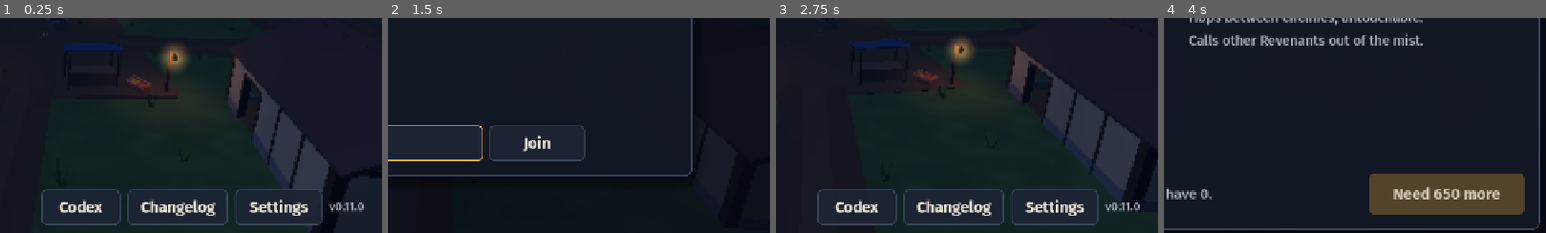
Above: before the commit, frames 1-4 (left to right).
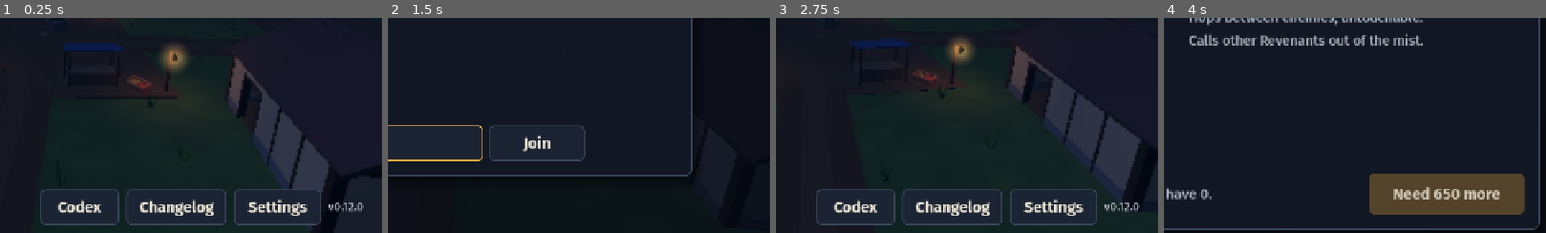
Above: after the commit, the same moments.

Repository: Polaryti/botti-last-stand
Game: Godot game, scene res://scenes/main.tscn
Two runs of this game, one before a commit and one after it. Both use one fixed random seed, a clock stepped at 60 frames per second and the inputs below.
Inputs (mouse positions are % of the whole screen's width and height, from its top left):
- Up to frame 1 (0.25 s): no input
- Up to frame 2 (1.5 s): click (32, 49) at 0.5 s; click (44, 77) at 1.27 s; type "12" at 1.35 s
- Up to frame 3 (2.75 s): click "Back" at 2 s
- Up to frame 4 (4 s): click (86, 8) at 2.77 s; click (17, 18) at 3.52 s
The pictures show only the part of the screen within x 47-97%, y 48-98%; the shares and areas given below are measured in that part.

The runs differ from the first frame. In frame 1, 2.6% of the frame differs, in the area x 10-96%, y 79-97%; in frame 2, nothing differs; in frame 3, 2.6%; in frame 4, nothing differs.

Commit message:
Version 0.12.0
Online play through Epic Online Services: a room code finds the host, and
Epic relays the game. The plugin and keys stay out of the repository and are
added at build time. Android now builds with Gradle.

Co-Authored-By: Claude Opus 5.5 <noreply@anthropic.com>
Claude-Session: https://claude.ai/code/session_01P15f91vZw5MWq34eF7AJoA

Diff:
--- a/project.godot
+++ b/project.godot
@@ -12,7 +12,7 @@
 
 config/name="Botti's Last Stand"
 config/description="Low-poly medieval zombie survival for phones."
-config/version="0.11.0"
+config/version="0.12.0"
 run/main_scene="res://scenes/main.tscn"
 config/features=PackedStringArray("4.7", "GL Compatibility")
 boot_splash/bg_color=Color(0.035, 0.05, 0.1, 1)
--- /dev/null
+++ b/scripts/epic_net.gd
@@ -0,0 +1,234 @@
+class_name EpicNet
+extends Node
+## Online play through Epic Online Services: free relays that work from almost any network. Epic signs each
+## phone in anonymously, a room code finds the host, and from there the game talks through Epic's
+## EOSGMultiplayerPeer just as it talks over Wi-Fi.
+## The plugin and the keys are not in the repository (see docs/BUILDING.md), so this asks the engine for
+## everything by name, and a build without them simply offers no online play.
+
+const SOCKET := "botti"
+const CODE_LETTERS := "ABCDEFGHJKMNPQRSTUVWXYZ23456789"
+const CODE_LENGTH := 6
+const SUCCESS := 0
+const ALREADY_STARTED := 15 # EOS_AlreadyConfigured
+const DUPLICATE := 24 # EOS_DuplicateNotAllowed: this phone already has its anonymous ID
+const DEVICE_LOGIN := 10 # EOS_ECT_DEVICEID_ACCESS_TOKEN
+const NO_OVERLAY := 2 # EOS_PF_DISABLE_OVERLAY
+const KEYS := "res://scripts/epic_keys.gd"
+
+var _ieos: Object
+var _user := ""
+var _lobby_id := ""
+var last_error := ""
+
+
+## Epic's calls read their options from an object's properties, so these are all it needs.
+class Options:
+	extends RefCounted
+	var client_data: Variant = null
+
+
+class InitOptions:
+	extends Options
+	var product_name := "Botti's Last Stand"
+	var product_version := ""
+
+
+class RtcOptions:
+	extends RefCounted
+	var background_mode: Variant = null
+
+
+class PlatformOptions:
+	extends Options
+	var product_name := "Botti's Last Stand"
+	var product_version := ""
+	var product_id := ""
+	var sandbox_id := ""
+	var deployment_id := ""
+	var client_id := ""
+	var client_secret := ""
+	var encryption_key := ""
+	var cache_directory := ""
+	var flags := NO_OVERLAY
+	var is_server := false
+	var override_country_code := ""
+	var override_locale_code := ""
+	var tick_budget_in_milliseconds := 2
+	var task_network_timeout_seconds: Variant = null
+	var rtc_options := RtcOptions.new()
+
+
+class DeviceOptions:
+	extends Options
+	var device_model := ""
+
+
+class Credentials:
+	extends RefCounted
+	var type := DEVICE_LOGIN
+	var token := ""
+
+
+class LoginInfo:
+	extends RefCounted
+	var display_name := ""
+	var nsa_id_token := ""
+
+
+class LoginOptions:
+	extends Options
+	var credentials := Credentials.new()
+	var user_login_info := LoginInfo.new()
+
+
+class RoomOptions:
+	extends Options
+	var local_user_id := ""
+	var bucket_id := ""
+	var lobby_id := ""
+	var max_lobby_members := Net.MAX_PLAYERS
+	var permission_level := 0 # anyone with the code can look it up
+	var presence_enabled := false # that needs an Epic account, and this game asks for none
+	var allow_invites := false
+	var disable_host_migration := true
+	var enable_rtc_room := false
+	var crossplay_opt_out := false
+	var rtc_room_join_action_type := 0
+	var local_rtc_options: Variant = null
+	var enable_join_by_id := true
+	var rejoin_after_kick_requires_invite := false
+	var allowed_platform_ids: Array = []
+
+
+class SearchOptions:
+	extends RefCounted
+	var max_results := 1
+
+
+class LeaveOptions:
+	extends Options
+	var local_user_id := ""
+	var lobby_id := ""
+
+
+static func available() -> bool:
+	return Engine.has_singleton("IEOS") and ClassDB.class_exists("EOSGMultiplayerPeer") and ResourceLoader.exists(KEYS)
+
+
+func _process(_delta: float) -> void:
+	if _ieos:
+		_ieos.call("tick")
+
+
+func _exit_tree() -> void:
+	if _ieos:
+		_ieos.call("platform_interface_release")
+		_ieos.call("platform_interface_shutdown")
+		_ieos = null
+
+
+## Starts Epic's system once, and signs this phone in. Returns false and sets last_error if it cannot.
+func sign_in() -> bool:
+	if _user != "":
+		return true
+	if not available():
+		return _fail("This build has no online play.")
+	if _ieos == null:
+		var ieos: Object = Engine.get_singleton("IEOS")
+		var version := str(ProjectSettings.get_setting("application/config/version"))
+		var init := InitOptions.new()
+		init.product_version = version
+		var started := int(ieos.call("platform_interface_initialize", init))
+		if started != SUCCESS and started != ALREADY_STARTED:
+			return _fail("Could not start online play (%d)." % started)
+		var keys: Script = load(KEYS)
+		var platform := PlatformOptions.new()
+		platform.product_version = version
+		platform.product_id = keys.get("PRODUCT_ID")
+		platform.sandbox_id = keys.get("SANDBOX_ID")
+		platform.deployment_id = keys.get("DEPLOYMENT_ID")
+		platform.client_id = keys.get("CLIENT_ID")
+		platform.client_secret = keys.get("CLIENT_SECRET")
+		platform.cache_directory = ProjectSettings.globalize_path("user://epic")
+		DirAccess.make_dir_recursive_absolute(platform.cache_directory)
+		if not bool(ieos.call("platform_interface_create", platform)):
+			return _fail("Could not start online play.")
+		_ieos = ieos
+	var device := DeviceOptions.new()
+	device.device_model = "%s %s" % [OS.get_name(), OS.get_model_name()]
+	_ieos.call("connect_interface_create_device_id", device)
+	var made: Dictionary = await _ieos.get("connect_interface_create_device_id_callback")
+	if int(made["result_code"]) != SUCCESS and int(made["result_code"]) != DUPLICATE:
+		return _fail("Epic did not accept this phone (%d)." % int(made["result_code"]))
+	var login := LoginOptions.new()
+	login.user_login_info.display_name = Game.player_name
+	_ieos.call("connect_interface_login", login)
+	var done: Dictionary = await _ieos.get("connect_interface_login_callback")
+	if int(done["result_code"]) != SUCCESS:
+		return _fail("Could not sign in to Epic (%d). Are you online?" % int(done["result_code"]))
+	_user = str(done["local_user_id"])
+	return _user != "" or _fail("Could not sign in to Epic.")
+
+
+## A short code for friends to type. Returns "" if no room could be made.
+func open_room() -> String:
+	for attempt in 3:
+		var code := ""
+		for i in CODE_LENGTH:
+			code += CODE_LETTERS[randi() % CODE_LETTERS.length()]
+		var room := RoomOptions.new()
+		room.local_user_id = _user
+		room.bucket_id = "botti-%d" % Net.PROTOCOL
+		room.lobby_id = code
+		_ieos.call("lobby_interface_create_lobby", room)
+		var made: Dictionary = await _ieos.get("lobby_interface_create_lobby_callback")
+		var result := int(made["result_code"])
+		if result == SUCCESS:
+			_lobby_id = str(made["lobby_id"])
+			return code
+		last_error = "Could not open a room (%d)." % result
+	return ""
+
+
+## Who is hosting this code, or "" if nobody is.
+func find_room(code: String) -> String:
+	var made: Dictionary = _ieos.call("lobby_interface_create_lobby_search", SearchOptions.new())
+	if int(made["result_code"]) != SUCCESS:
+		_fail("Could not look for that room (%d)." % int(made["result_code"]))
+		return ""
+	var search: Object = made["lobby_search"]
+	search.call("set_lobby_id", code.strip_edges().to_upper())
+	search.call("find", _user)
+	var found: Dictionary = await _ieos.get("lobby_search_find_callback")
+	if int(found["result_code"]) != SUCCESS or int(search.call("get_search_result_count")) < 1:
+		_fail("No game with that code. Check it with your host.")
+		return ""
+	var copy: Dictionary = search.call("copy_search_result_by_index", 0)
+	if int(copy["result_code"]) != SUCCESS:
+		_fail("Could not read that room (%d)." % int(copy["result_code"]))
+		return ""
+	return str((copy["lobby_details"] as Object).call("get_lobby_owner"))
+
+
+func close_room() -> void:
+	if _ieos and _lobby_id != "":
+		var bye := LeaveOptions.new()
+		bye.local_user_id = _user
+		bye.lobby_id = _lobby_id
+		_ieos.call("lobby_interface_destroy_lobby", bye)
+	_lobby_id = ""
+
+
+func make_peer(host_user := "") -> MultiplayerPeer:
+	var peer: Object = ClassDB.instantiate("EOSGMultiplayerPeer")
+	var result := int(peer.call("create_server", SOCKET)) if host_user == "" else int(peer.call("create_client", SOCKET, host_user))
+	if result != OK:
+		_fail("Could not open the connection (%d)." % result)
+		return null
+	return peer as MultiplayerPeer
+
+
+func _fail(why: String) -> bool:
+	last_error = why
+	return false
--- a/scripts/main.gd
+++ b/scripts/main.gd
@@ -1081,7 +1081,10 @@
 		Game.save_settings())
 	top.add_child(name_edit)
 	var direct_way := _together_tab == 2
-	if _together_tab != 3:
+	if _together_tab == 3:
+		if EpicNet.available():
+			top.add_child(_button("Start a game", _start_online, Vector2(300, 66), true))
+	else:
 		top.add_child(_button("Start a game", func() -> void:
 			if Net.host_game(Net.Way.DIRECT if direct_way else Net.Way.LOCAL) == OK:
 				show_lobby()
@@ -1153,9 +1156,55 @@
 	var how := _soft("Over the internet, through Epic's relay. It works from almost any network, mobile data included.", 24)
 	how.autowrap_mode = TextServer.AUTOWRAP_WORD_SMART
 	box.add_child(how)
-	var soon := _body("Coming in the next version.", 24)
-	soon.add_theme_color_override("font_color", UiTheme.EMBER)
-	box.add_child(soon)
+	if not EpicNet.available():
+		var missing := _body("This build has no online play.", 24)
+		missing.add_theme_color_override("font_color", UiTheme.EMBER)
+		box.add_child(missing)
+		return
+	var join := HBoxContainer.new()
+	join.add_theme_constant_override("separation", 10)
+	box.add_child(join)
+	join.add_child(_body("Room code", 24))
+	var code_edit := LineEdit.new()
+	code_edit.placeholder_text = "ABC234"
+	code_edit.max_length = EpicNet.CODE_LENGTH
+	code_edit.custom_minimum_size = Vector2(260, 58)
+	code_edit.add_theme_font_size_override("font_size", 26)
+	join.add_child(code_edit)
+	join.add_child(_button("Join", func() -> void:
+		if code_edit.text.strip_edges() != "":
+			_join_online(code_edit.text), Vector2(160, 60)))
+
+
+func _epic_wait() -> void:
+	_clear_ui()
+	var root := _modal("Play Together")
+	var box: VBoxContainer = root.get_meta("box")
+	box.custom_minimum_size.x = 600
+	box.add_child(_body("Connecting to Epic...", 28))
+
+
+func _start_online() -> void:
+	_epic_wait()
+	var problem := await Net.host_online()
+	if problem != "":
+		_on_online_failed(problem)
+	else:
+		show_lobby()
+
+
+func _join_online(code: String) -> void:
+	_epic_wait()
+	var problem := await Net.join_online(code)
+	if problem != "":
+		_on_online_failed(problem)
+	else:
+		show_lobby()
+
+
+func _on_online_failed(problem: String) -> void:
+	show_together(3)
+	_on_net_left(problem)
 
 
 ## The start of this phone's own address, since a game on the same Wi-Fi will share it. Saves typing dots.
@@ -1221,6 +1270,14 @@
 	if Net.is_host():
 		if Net.way == Net.Way.DIRECT:
 			_direct_lines(body)
+		elif Net.way == Net.Way.EPIC:
+			var row := HBoxContainer.new()
+			row.add_theme_constant_override("separation", 10)
+			body.add_child(row)
+			var shown := _body("Room code: %s" % Net.room_code, 30)
+			shown.size_flags_horizontal = Control.SIZE_EXPAND_FILL
+			row.add_child(shown)
+			row.add_child(_button("Copy", func() -> void: DisplayServer.clipboard_set(Net.room_code), Vector2(120, 48)))
 		else:
 			var where := Net.local_addresses()
 			body.add_child(_body("Your address, if someone needs it: %s" % (where[0] if not where.is_empty() else "no Wi-Fi?"), 24))
--- a/scripts/net.gd
+++ b/scripts/net.gd
@@ -19,7 +19,8 @@
 const ASK_PORT := 27417
 const ASK_EVERY := 2.5
 const MAX_PLAYERS := 4
-const PROTOCOL := 11
+const PROTOCOL := 12
+const CONNECT_WAIT := 25.0 # how long a relay gets to bring two phones together
 const BOT_BASE := 2147483000 # peer ids this high are never given to real phones in practice
 const BOT_NAMES := ["Aldric", "Mara", "Osric", "Ysolde", "Bram", "Wynn"]
 enum Fx { FIRE_PATCH, SPARK, SENTRY }
@@ -45,6 +46,9 @@
 var role: int = Role.OFFLINE
 var way: int = Way.LOCAL
 var direct: DirectHost # the host's helper in a Direct game
+var epic: EpicNet # stays once made, because Epic's system can only start once
+var room_code := ""
+var _connect_wait := 0.0
 var rules: int = Rules.COOP
 var difficulty := 1
 var spectate_cam: Camera3D
@@ -281,8 +285,65 @@
 	return OK
 
 
+## Online, through Epic. These return why it failed, or "" if all is well.
+func host_online() -> String:
+	leave()
+	var e := _epic_node()
+	if not await e.sign_in():
+		return e.last_error
+	var code := await e.open_room()
+	if code == "":
+		return e.last_error
+	var peer := e.make_peer()
+	if peer == null:
+		e.close_room()
+		return e.last_error
+	way = Way.EPIC
+	multiplayer.multiplayer_peer = peer
+	role = Role.HOST
+	rules = Rules.COOP
+	difficulty = Game.difficulty
+	_over = false
+	roster = {1: _my_entry(0)}
+	room_code = code
+	set_process(true)
+	lobby_changed.emit()
+	return ""
+
+
+func join_online(code: String) -> String:
+	leave()
+	var e := _epic_node()
+	if not await e.sign_in():
+		return e.last_error
+	var host_user := await e.find_room(code)
+	if host_user == "":
+		return e.last_error
+	var peer := e.make_peer(host_user)
+	if peer == null:
+		return e.last_error
+	way = Way.EPIC
+	multiplayer.multiplayer_peer = peer
+	role = Role.CLIENT
+	_over = false
+	_connect_wait = CONNECT_WAIT
+	set_process(true)
+	return ""
+
+
+func _epic_node() -> EpicNet:
+	if epic == null:
+		epic = EpicNet.new()
+		add_child(epic)
+	return epic
+
+
 func leave(reason := "") -> void:
 	var was_active := active()
+	if epic:
+		epic.close_room()
+	room_code = ""
+	_connect_wait = 0.0
 	PhoneNet.use_default()
 	PhoneNet.release_wifi()
 	stop_search_keep_rooms()
@@ -322,12 +383,15 @@
 
 
 func _on_connected() -> void:
+	_connect_wait = 0.0
 	_hello.rpc_id(1, PROTOCOL, Game.player_name, Game.player_class)
 
 
 func _on_failed() -> void:
 	if way == Way.LOCAL:
 		leave("Could not reach that game. Are you both on the same Wi-Fi?\nIf this phone has mobile data on, try turning it off.")
+	elif way == Way.EPIC:
+		leave("Could not reach that game. Check that the host is still in the lobby, and try again.")
 	else:
 		leave("Could not reach that game. Check the address. If it is right, the host's router is keeping you out: try Online instead.")
 
@@ -566,6 +630,11 @@
 
 
 func _process(delta: float) -> void:
+	if _connect_wait > 0.0:
+		_connect_wait -= delta
+		if _connect_wait <= 0.0:
+			_on_failed()
+			return
 	_read_beacons(delta)
 	if _listener:
 		_ask_timer -= delta
--- /dev/null
+++ b/tests/epic_check.gd
@@ -0,0 +1,27 @@
+extends Node
+## Signs in to Epic with the real keys and opens and finds a room. Needs the plugin: see docs/BUILDING.md.
+func _ready() -> void:
+	print("available: ", EpicNet.available())
+	var e := EpicNet.new()
+	add_child(e)
+	Engine.get_singleton("IEOS").connect("logging_interface_callback", func(m: Dictionary) -> void:
+		if int(m["level"]) <= 300:
+			print("EOS: ", m["category"], " ", str(m["message"]).substr(0, 160)))
+	var t := get_tree().create_timer(50.0)
+	t.timeout.connect(func() -> void:
+		print("TIMED OUT")
+		get_tree().quit(1))
+	var ok := await e.sign_in()
+	print("signed in: ", ok, " ", e.last_error, " user ", e._user)
+	if ok and not OS.get_cmdline_user_args().has("signin"):
+		var code := await e.open_room()
+		print("room: ", code, " ", e.last_error)
+		if code != "":
+			var host := await e.find_room(code)
+			print("found host: ", host, " same=", host == e._user, " ", e.last_error)
+			e.close_room()
+	await get_tree().process_frame
+	e.queue_free()
+	await get_tree().process_frame
+	print("shut down cleanly")
+	get_tree().quit()
--- /dev/null
+++ b/tests/epic_check.tscn
@@ -0,0 +1,6 @@
+[gd_scene load_steps=2 format=3]
+
+[ext_resource type="Script" path="res://tests/epic_check.gd" id="1"]
+
+[node name="E" type="Node"]
+script = ExtResource("1")
--- a/tests/test_game.gd
+++ b/tests/test_game.gd
@@ -686,6 +686,11 @@
 	await frames(2)
 	m.show_menu()
 	await frames(2)
+	# Online is offered only if this build has what it needs. A wrong code says so.
+	m.show_together(3)
+	await frames(2)
+	if EpicNet.available():
+		ok(m.panel.find_children("*", "LineEdit", true, false).size() == 2, "Online asks for a room code")
 	# A Direct game knows what to tell the host, even with no router to ask.
 	ok(DirectHost._is_public("81.40.12.7"), "a public address is recognised")
 	for hidden: String in ["192.168.1.2", "10.0.0.1", "172.20.1.1", "100.64.3.4", "127.0.0.1", "nonsense"]:
--- a/tests/ui_shots.gd
+++ b/tests/ui_shots.gd
@@ -28,6 +28,9 @@
 	m.show_together(1)
 	await wait(0.2)
 	await snap("hotspot")
+	m.show_together(3)
+	await wait(0.2)
+	await snap("online")
 	m.show_together()
 	await wait(0.1)
 	Net.host_game()
Not shown, changed: export_presets.cfg
Not shown, added: scripts/epic_net.gd.uid
Not shown, added: tests/epic_check.gd.uid
Not shown, changed: CHANGELOG.md
Not shown, changed: CREDITS.md
Not shown, changed: docs/BUILDING.md
